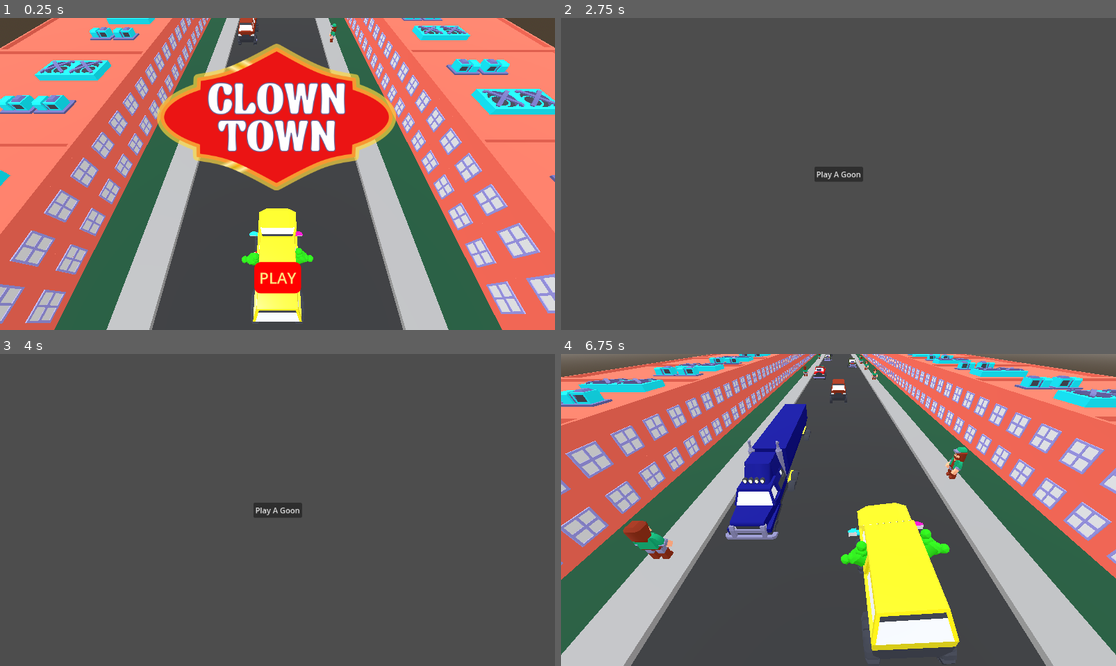
Above: before the commit, frames 1-4 (two rows, left to right).
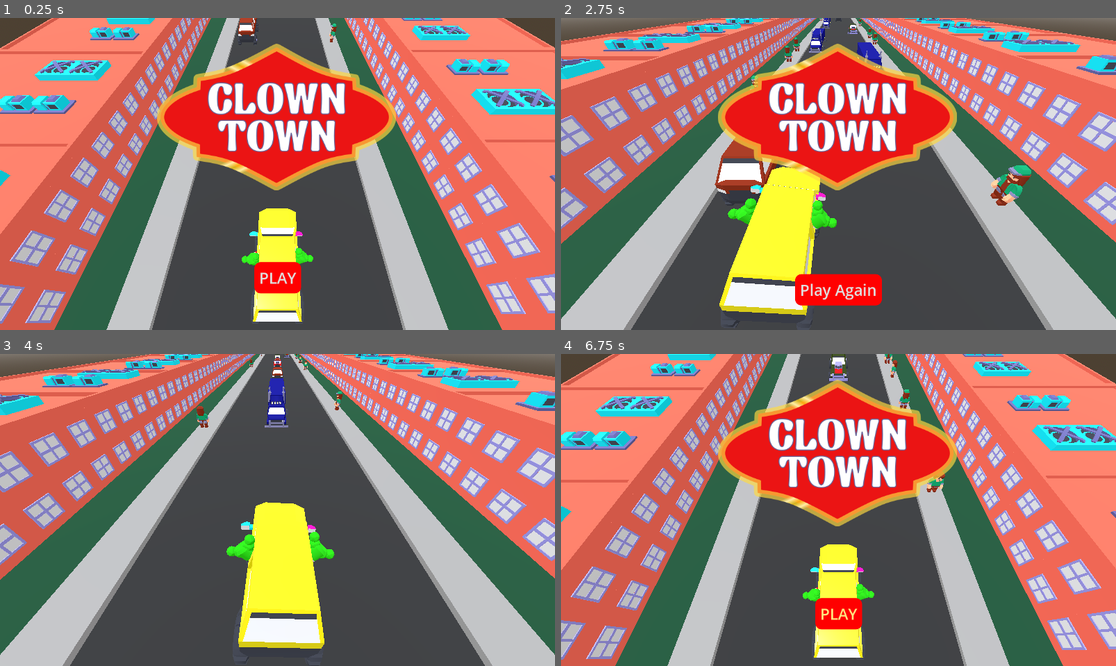
Above: after the commit, the same moments.

Repository: the-g-force/ClownTown
Game: Godot game, scene res://world.tscn
Same seed, same stepped clock (60 frames per second), same inputs: the game is played once before the commit and once after it.
Inputs (mouse positions are in pixels of both pictures, inside the frame that each line leads up to):
- Up to frame 1 (0.25 s): no input
- Up to frame 2 (2.75 s): click "PLAY" at 0.5 s; hold D (move_right) 1.28-2.03 s; hold A (move_left) from 2.03 s (still down)
- Up to frame 3 (4 s): release A (move_left) at 2.75 s; click (277, 625) at 2.75 s, where only the run after the commit has a clickable "Play Again"; click (277, 612) at 3.5 s, where only the run after the commit has a clickable "PLAY"
- Up to frame 4 (6.75 s): click (838, 510) at 4.25 s, where only the run before the commit has a clickable "Play A Goon"; click (838, 612) at 5 s, where only the run before the commit has a clickable "PLAY"; click (838, 625) at 5.75 s, where only the run after the commit has a clickable "Play Again"; hold D (move_right) from 6.53 s (still down)

The runs differ from the first frame. In frame 1, 0.1% of the frame differs, in the area x 46-54%, y 81-86%; in frame 2, 77%; in frame 3, 66%; in frame 4, 81%, in the area x 0-100%, y 0-100%.

Commit message:
Replace end screen with end overlay

Diff:
--- a/project/player/player.gd
+++ b/project/player/player.gd
@@ -53,4 +53,5 @@
 
 
 func _on_body_entered(_body:PhysicsBody3D)->void:
-	get_tree().call_deferred("change_scene_to_file", "res://screens/end_game_screen.tscn")
+	var overlay := preload("res://ui/end_overlay.tscn").instantiate()
+	get_parent().add_child(overlay)
--- a/project/screens/end_game_screen.gd
+++ /dev/null
@@ -1,5 +0,0 @@
-extends Control
-
-
-func _on_button_pressed():
-	get_tree().change_scene_to_file("res://world.tscn")
--- a/project/screens/end_game_screen.tscn
+++ /dev/null
@@ -1,30 +0,0 @@
-[gd_scene load_steps=2 format=3 uid="uid://bjfaom6oj2jpt"]
-
-[ext_resource type="Script" path="res://screens/end_game_screen.gd" id="1_p22rd"]
-
-[node name="EndGameScreen" type="Control"]
-layout_mode = 3
-anchors_preset = 15
-anchor_right = 1.0
-anchor_bottom = 1.0
-grow_horizontal = 2
-grow_vertical = 2
-script = ExtResource("1_p22rd")
-
-[node name="Button" type="Button" parent="."]
-layout_mode = 1
-anchors_preset = 8
-anchor_left = 0.5
-anchor_top = 0.5
-anchor_right = 0.5
-anchor_bottom = 0.5
-offset_left = -50.5
-offset_top = -15.5
-offset_right = 50.5
-offset_bottom = 15.5
-grow_horizontal = 2
-grow_vertical = 2
-text = "Play A Goon"
-metadata/_edit_lock_ = true
-
-[connection signal="pressed" from="Button" to="." method="_on_button_pressed"]
--- /dev/null
+++ b/project/ui/end_overlay.gd
@@ -0,0 +1,8 @@
+extends Control
+
+func _ready():
+	get_tree().paused = true
+
+
+func _on_play_again_button_pressed():
+	get_tree().change_scene_to_file("res://world.tscn")
--- /dev/null
+++ b/project/ui/end_overlay.tscn
@@ -0,0 +1,37 @@
+[gd_scene load_steps=4 format=3 uid="uid://dvenhv8gamt7v"]
+
+[ext_resource type="Theme" uid="uid://dr120ulnuan3u" path="res://ui/theme.tres" id="1_aulaj"]
+[ext_resource type="Script" path="res://ui/end_overlay.gd" id="2_dfvqn"]
+[ext_resource type="Texture2D" uid="uid://cdfsc7co1yjfj" path="res://ui/logo.png" id="2_wyjvs"]
+
+[node name="EndOverlay" type="Control"]
+layout_mode = 3
+anchors_preset = 15
+anchor_right = 1.0
+anchor_bottom = 1.0
+grow_horizontal = 2
+grow_vertical = 2
+theme = ExtResource("1_aulaj")
+script = ExtResource("2_dfvqn")
+
+[node name="Logo" type="Sprite2D" parent="."]
+position = Vector2(574, 206)
+texture = ExtResource("2_wyjvs")
+
+[node name="PlayAgainButton" type="Button" parent="."]
+process_mode = 2
+layout_mode = 1
+anchors_preset = 7
+anchor_left = 0.5
+anchor_top = 1.0
+anchor_right = 0.5
+anchor_bottom = 1.0
+offset_left = -90.0
+offset_top = -116.0
+offset_right = 90.0
+offset_bottom = -51.0
+grow_horizontal = 2
+grow_vertical = 0
+text = "Play Again"
+
+[connection signal="pressed" from="PlayAgainButton" to="." method="_on_play_again_button_pressed"]
--- a/project/ui/start_overlay.tscn
+++ b/project/ui/start_overlay.tscn
@@ -1,17 +1,8 @@
-[gd_scene load_steps=5 format=3 uid="uid://bnbgo0m324cvo"]
+[gd_scene load_steps=4 format=3 uid="uid://bnbgo0m324cvo"]
 
+[ext_resource type="Theme" uid="uid://dr120ulnuan3u" path="res://ui/theme.tres" id="1_gkxdf"]
 [ext_resource type="Script" path="res://ui/start_overlay.gd" id="1_k2jxy"]
-[ext_resource type="StyleBox" uid="uid://kglmqkua8nkk" path="res://ui/red_style_box.tres" id="1_u5rad"]
 [ext_resource type="Texture2D" uid="uid://cdfsc7co1yjfj" path="res://ui/logo.png" id="2_5akav"]
-
-[sub_resource type="Theme" id="Theme_0urcx"]
-Button/colors/font_color = Color(1, 0.901961, 0.501961, 1)
-Button/colors/font_hover_pressed_color = Color(1, 0.901961, 0.501961, 1)
-Button/font_sizes/font_size = 32
-Button/styles/focus = ExtResource("1_u5rad")
-Button/styles/hover = ExtResource("1_u5rad")
-Button/styles/normal = ExtResource("1_u5rad")
-Button/styles/pressed = ExtResource("1_u5rad")
 
 [node name="StartOverlay" type="Control"]
 layout_mode = 3
@@ -20,7 +11,7 @@
 anchor_bottom = 1.0
 grow_horizontal = 2
 grow_vertical = 2
-theme = SubResource("Theme_0urcx")
+theme = ExtResource("1_gkxdf")
 script = ExtResource("1_k2jxy")
 
 [node name="Logo" type="Sprite2D" parent="."]
--- /dev/null
+++ b/project/ui/theme.tres
@@ -0,0 +1,13 @@
+[gd_resource type="Theme" load_steps=2 format=3 uid="uid://dr120ulnuan3u"]
+
+[ext_resource type="StyleBox" uid="uid://kglmqkua8nkk" path="res://ui/red_style_box.tres" id="1_3fu23"]
+
+[resource]
+Button/colors/font_focus_color = Color(0.95, 0.95, 0.95, 1)
+Button/colors/font_hover_color = Color(1, 0.901961, 0.501961, 1)
+Button/colors/font_hover_pressed_color = Color(1, 0.901961, 0.501961, 1)
+Button/font_sizes/font_size = 32
+Button/styles/focus = ExtResource("1_3fu23")
+Button/styles/hover = ExtResource("1_3fu23")
+Button/styles/normal = ExtResource("1_3fu23")
+Button/styles/pressed = ExtResource("1_3fu23")
